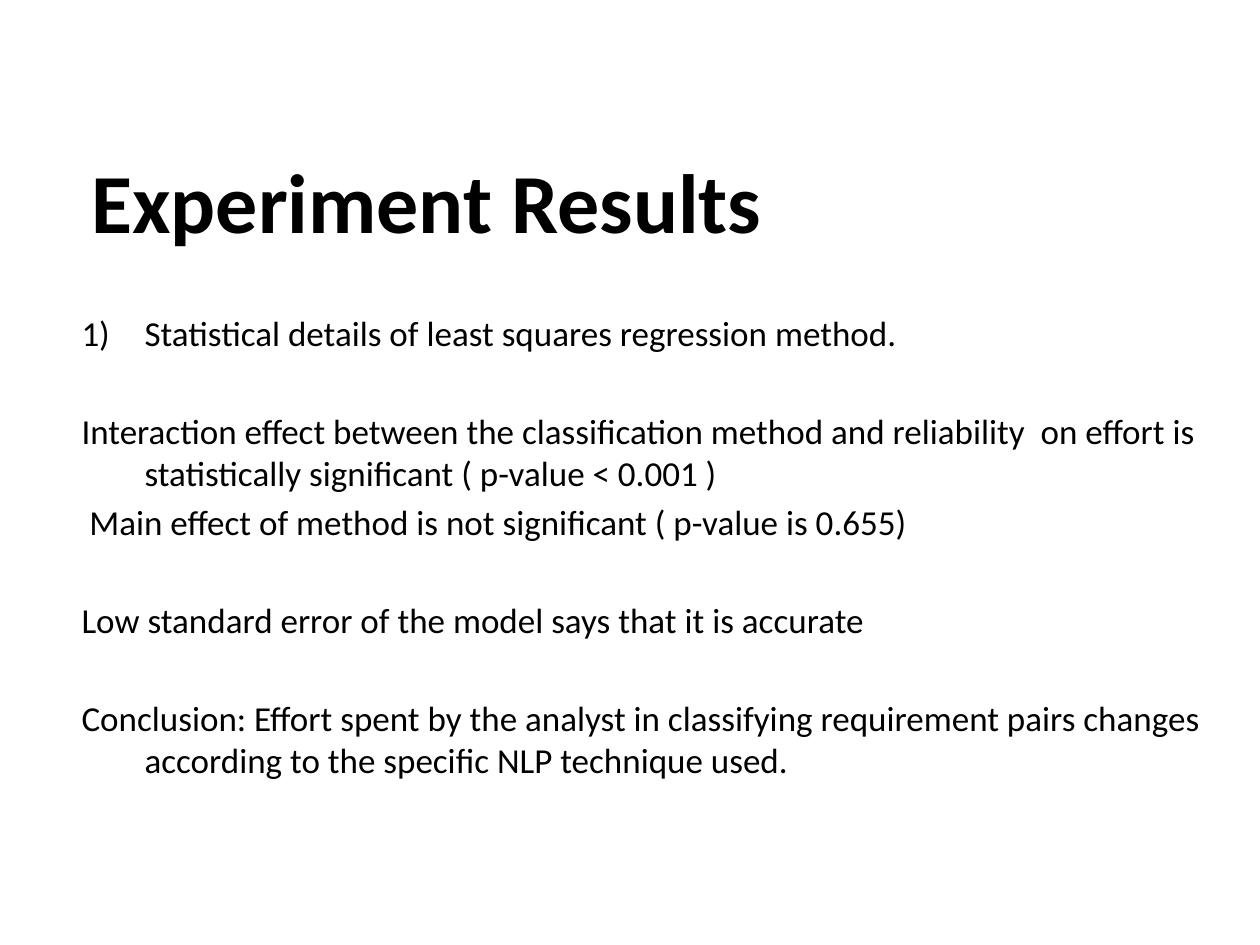
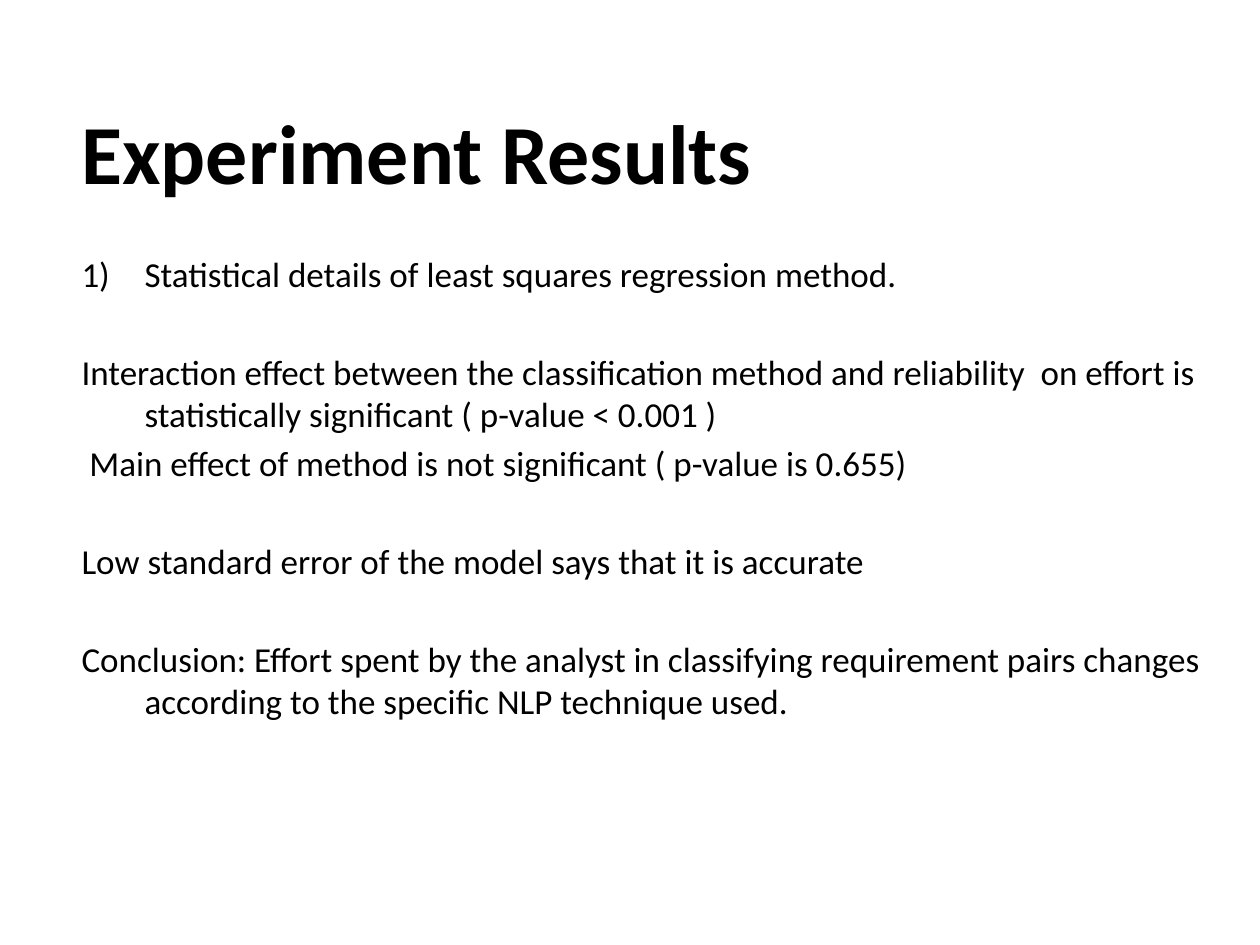
Before and after one commit to sindhusha-t/ASE-Lab-Assignments, a slide deck: slide 17 of Journal_presentation/The Effort Savings from Using NLP to Classify.pptx. Drawn at 1260x945 pixels with LibreOffice and Linux fonts; fonts in the diff are those of the drawing; background and template pictures are left out. Boxes give left, top, right and bottom in pixels: in the first picture for what was removed or moved away, otherwise in the second. Text is boxed around its words. In the diff, an @@ line names an element or a change of style, - is before the commit and + after.

```diff
--- a/Journal_presentation/The Effort Savings from Using NLP to Classify.pptx
+++ b/Journal_presentation/The Effort Savings from Using NLP to Classify.pptx
@@ title "Experiment Results": place and size @@
-title "Experiment Results" at bbox=[91, 174, 761, 247]
+title "Experiment Results" at bbox=[82, 125, 751, 198]
@@ subtitle "Statistical details of least squares ...": place and size @@
-subtitle "Statistical details of least squares ..." at bbox=[82, 321, 1199, 779]
+subtitle "Statistical details of least squares ..." at bbox=[82, 262, 1199, 720]
```
Also in this commit, not shown: 15 other slides changed.
